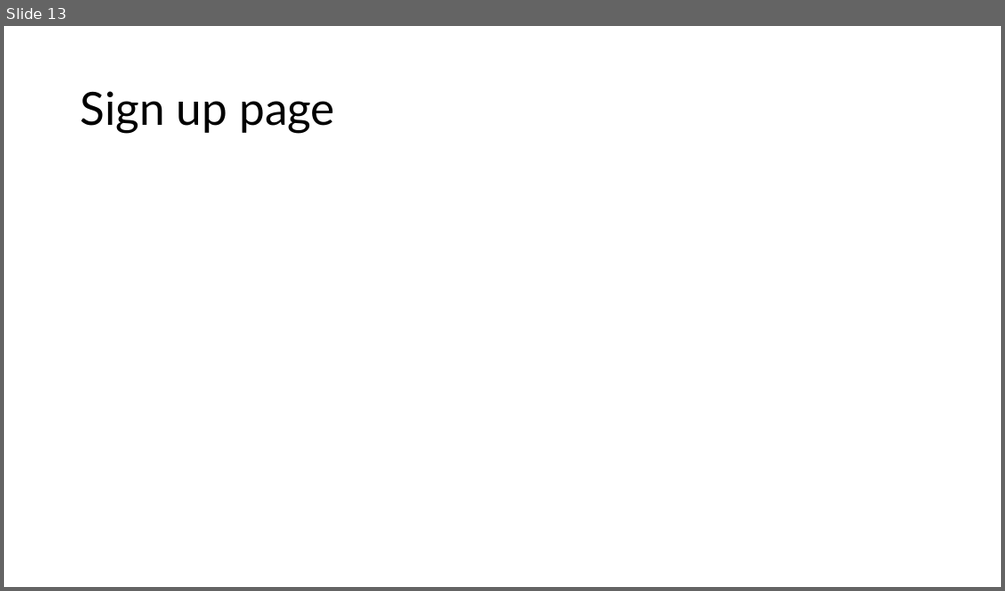
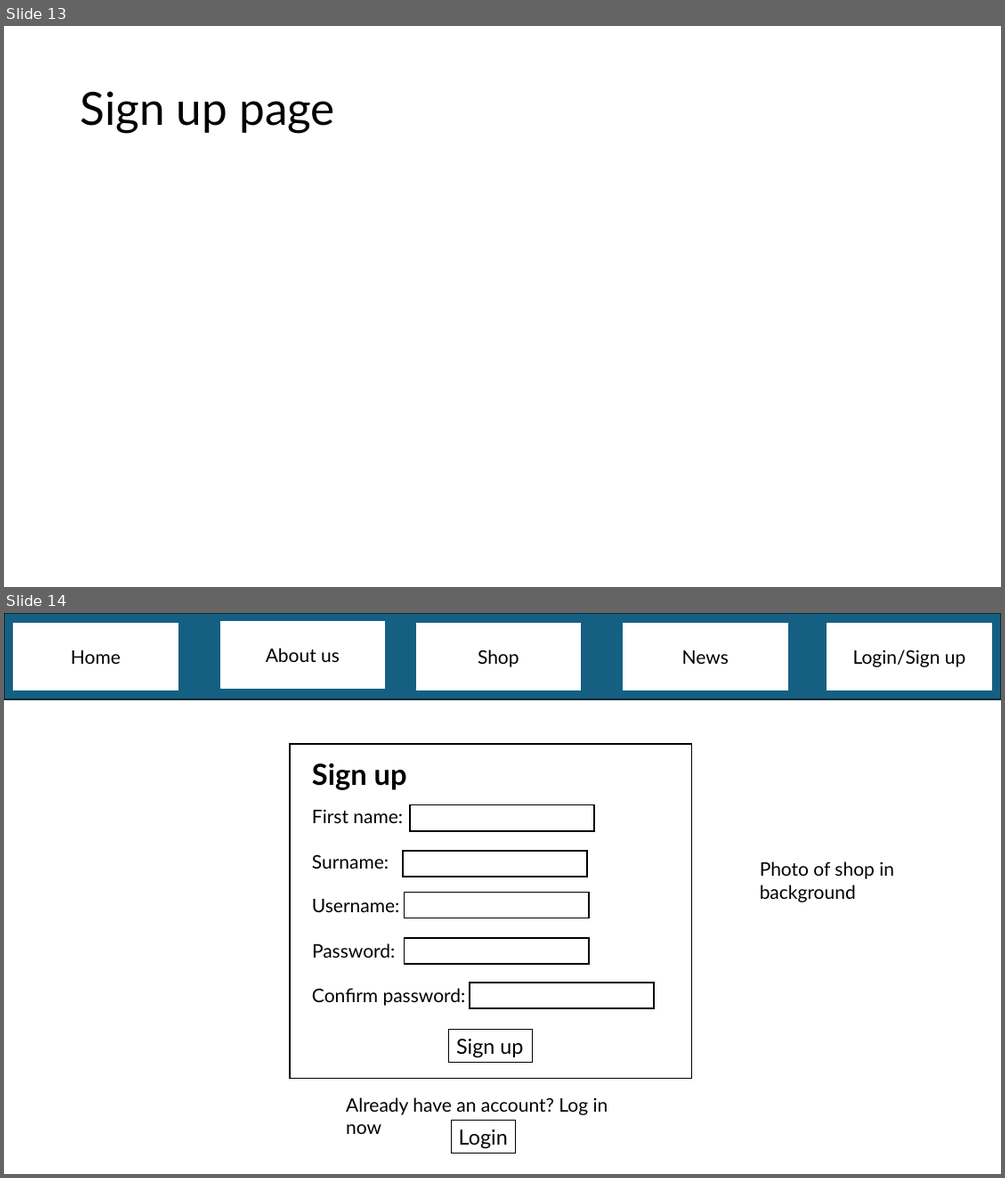
Before and after one commit to programmer647/Coursework, a slide deck: Writeup/Page designs.pptx. Shown one above the other, each under a label of ours: slide 13 before the commit, slides 13 and 14 after it. The pictures are 1005x591 and 1005x1178 pixels, drawn with LibreOffice and Linux fonts; fonts in the diff are those of the drawing. Boxes give left, top, right and bottom in pixels: in the first picture for what was removed or moved away, otherwise in the second. Text is boxed around its words. In the diff, an @@ line names an element or a change of style, - is before the commit and + after.

Commit message:
login page completed

```diff
--- a/Writeup/Page designs.pptx
+++ b/Writeup/Page designs.pptx
@@ slide 14 added at box(4, 613, 1001, 1174), background #FFFFFF @@
@@ rectangle added at box(4, 613, 1001, 699), fill #156082, outline #092A39 1.5 pt @@
@@ rectangle added at box(14, 624, 178, 690), fill #FFFFFF, outline #FFFFFF 1.5 pt, 18 pt, text #000000 @@
+Home
@@ rectangle added at box(221, 622, 385, 688), fill #FFFFFF, outline #FFFFFF 1.5 pt, 18 pt, text #000000 @@
+About us
@@ rectangle added at box(417, 624, 581, 690), fill #FFFFFF, outline #FFFFFF 1.5 pt, 18 pt, text #000000 @@
+Shop
@@ rectangle added at box(623, 624, 787, 690), fill #FFFFFF, outline #FFFFFF 1.5 pt, 18 pt, text #000000 @@
+News
@@ rectangle added at box(827, 624, 991, 690), fill #FFFFFF, outline #FFFFFF 1.5 pt, 18 pt, text #000000 @@
+Login/Sign up
@@ rectangle added at box(290, 744, 692, 1078), fill #FFFFFF, outline #000000 1.5 pt @@
@@ text added at box(312, 763, 407, 790), 28 pt, text #000000, bold @@
+Sign up
@@ text added at box(312, 809, 403, 823), 18 pt, text #000000 @@
+First name:
@@ rectangle added at box(410, 805, 595, 831), fill #FFFFFF, outline #000000 1.5 pt @@
@@ rectangle added at box(403, 851, 587, 877), fill #FFFFFF, outline #000000 1.5 pt @@
@@ text added at box(312, 854, 388, 868), 18 pt, text #000000 @@
+Surname:
@@ text added at box(760, 861, 894, 902), 18 pt, text #000000 @@
+Photo of shop in background
@@ text added at box(312, 899, 399, 912), 18 pt, text #000000 @@
+Username:
@@ rectangle added at box(404, 892, 589, 918), fill #FFFFFF, outline #000000 1.5 pt @@
@@ text added at box(312, 943, 395, 957), 18 pt, text #000000 @@
+Password:
@@ rectangle added at box(404, 938, 589, 964), fill #FFFFFF, outline #000000 1.5 pt @@
@@ rectangle added at box(469, 982, 654, 1008), fill #FFFFFF, outline #000000 1.5 pt @@
@@ text added at box(312, 988, 466, 1005), 18 pt, text #000000 @@
+Confirm password:
@@ rectangle added at box(449, 1030, 533, 1062), outline #000000 0.75 pt, 20 pt, text #000000 @@
+Sign up
@@ text added at box(346, 1097, 608, 1134), 18 pt, text #000000 @@
+Already have an account? Log in now
@@ rectangle added at box(451, 1120, 516, 1153), outline #000000 0.75 pt, 20 pt, text #000000 @@
+Login
```
Also in this commit, not shown: 1 slide changed, 3 other files.
